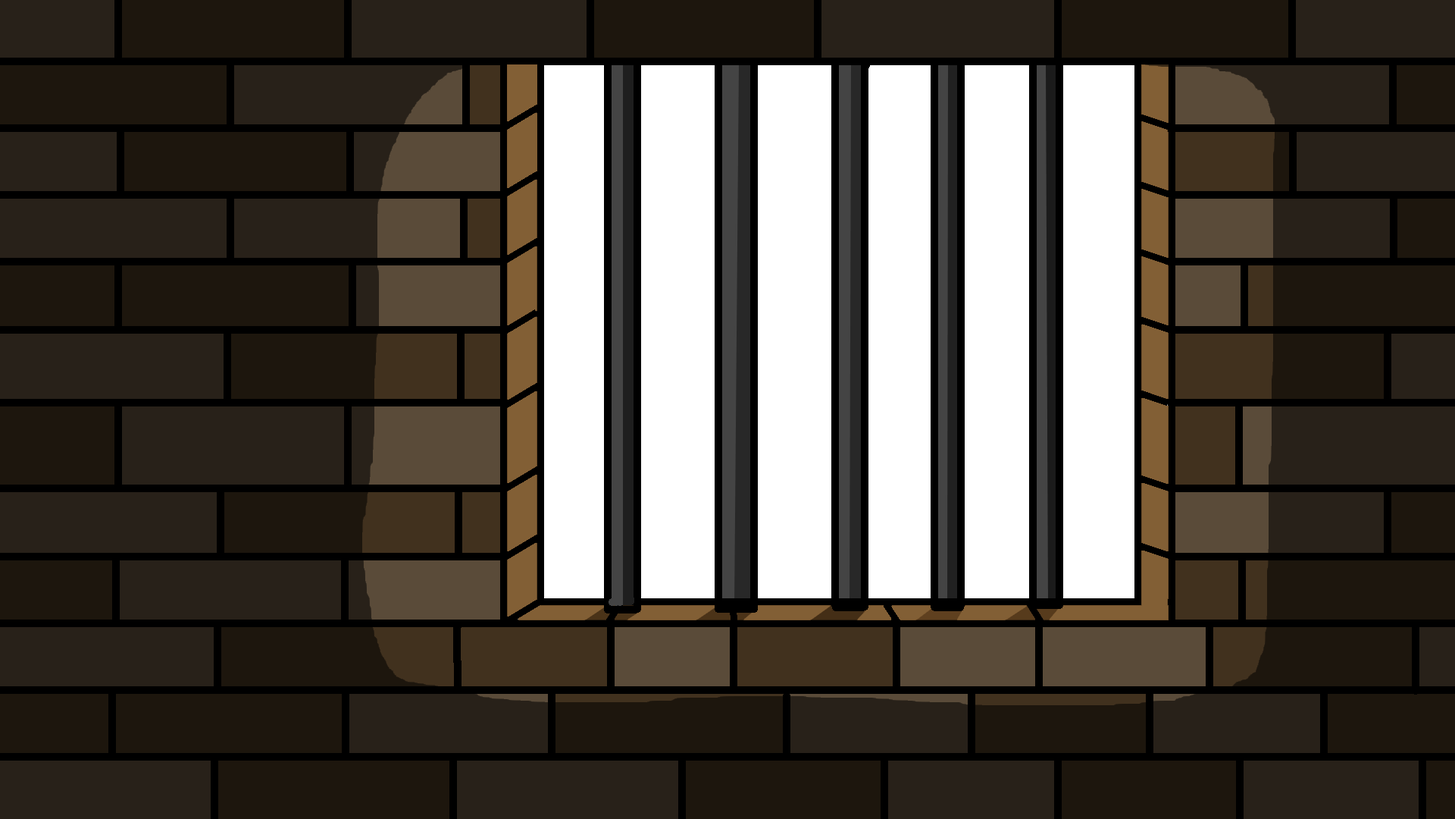
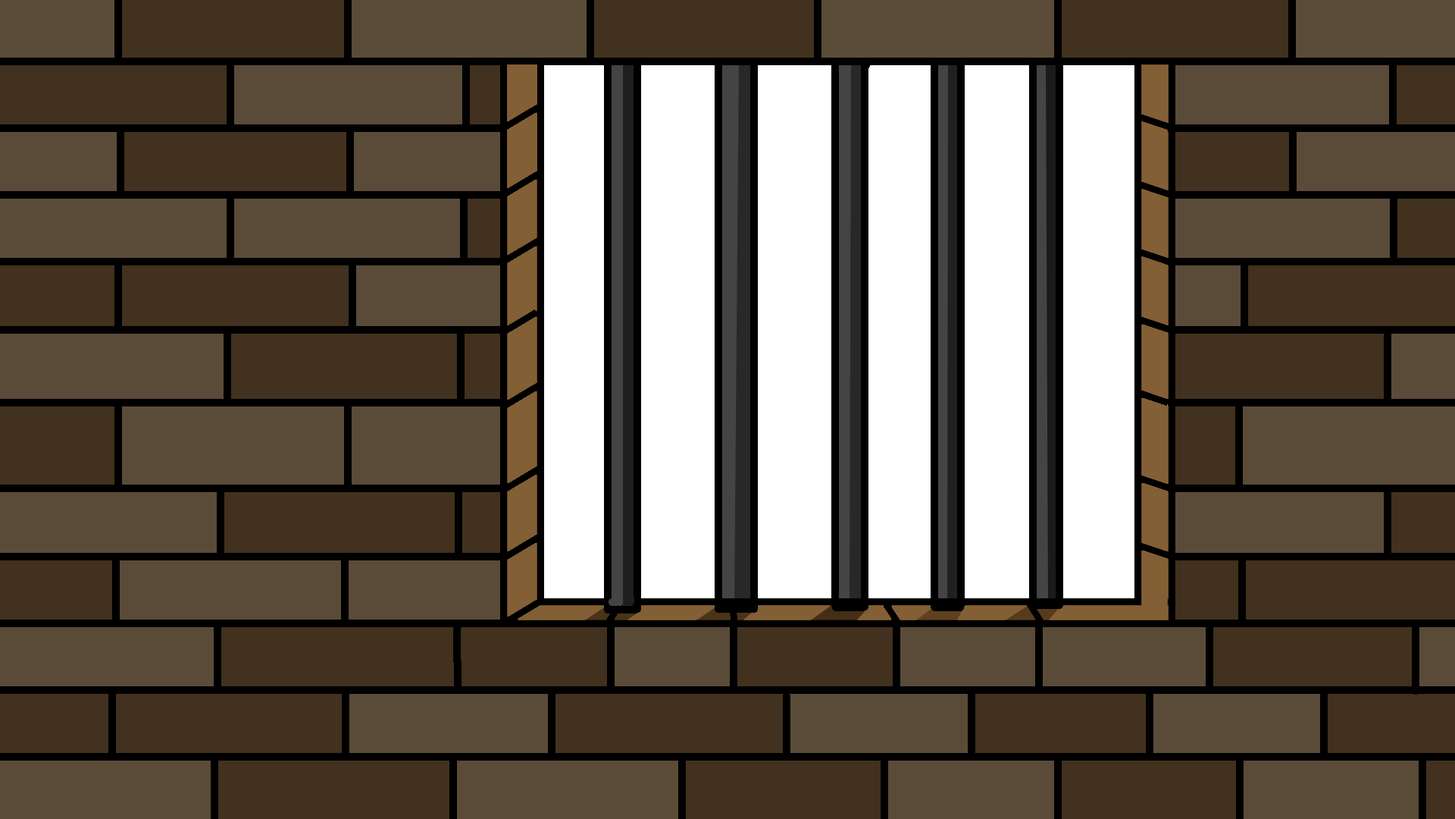
Layers edited between the first and the second 1455x819 image:
removed layer "shadow" over (0, 0, 1455, 819)
